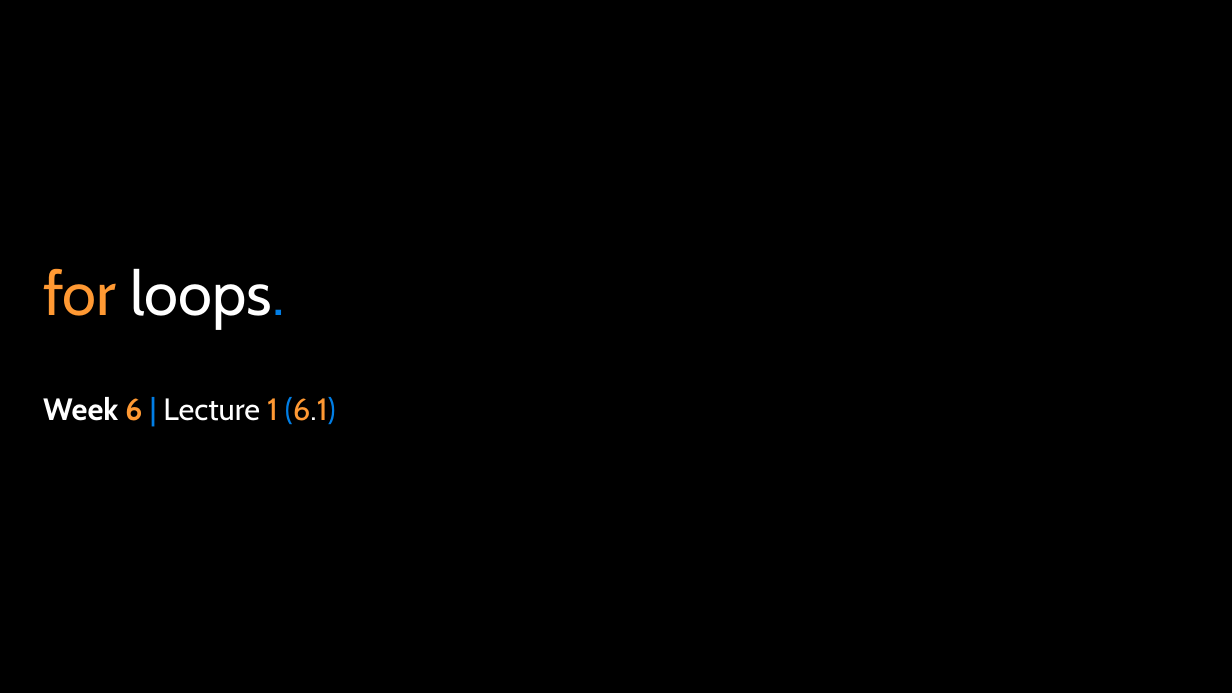
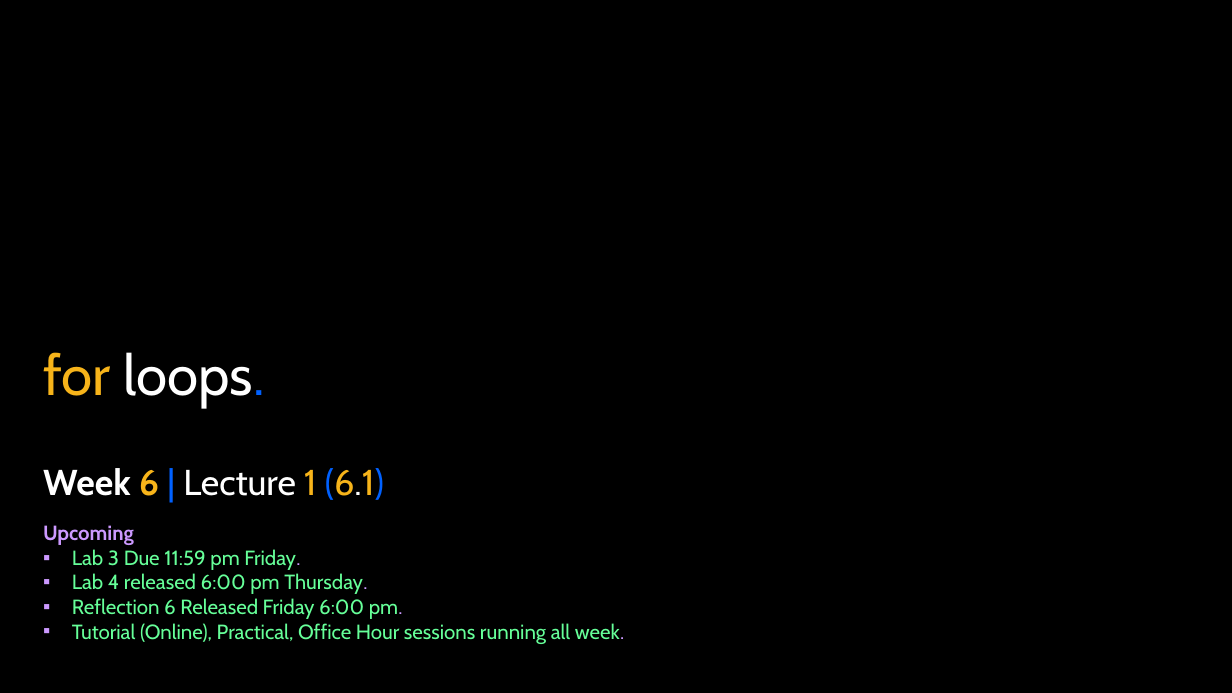
Before and after one commit to APS106/APS106-winter-2024-kinsella-goodfellow, a slide deck: slide 1 of lectures/week6/lecture1/slides/week6_lecture1.pptx. Drawn at 1232x693 pixels with LibreOffice and Linux fonts; fonts in the diff are those of the drawing; background and template pictures are left out. Boxes give left, top, right and bottom in pixels: in the first picture for what was removed or moved away, otherwise in the second. Text is boxed around its words. In the diff, an @@ line names an element or a change of style, - is before the commit and + after.

Commit message:
- Week 6 content update

```diff
--- a/lectures/week6/lecture1/slides/week6_lecture1.pptx
+++ b/lectures/week6/lecture1/slides/week6_lecture1.pptx
@@ title "for loops.": place and size @@
-title "for loops." at (43,268,284,329)
+title "for loops." at (43,352,265,408)
@@ title "for loops." at (43,352,265,408): size 48 to 44 pt; text colour #FF9933 to #F7B41A in "for"; text colour #017EE5 to #0061FF in "loops."; vertical alignment bottom to middle @@
@@ subtitle "Week 6 | Lecture 1 ...": place and size @@
-subtitle "Week 6 | Lecture 1 ..." at (43,397,336,425)
+subtitle "Week 6 | Lecture 1 ..." at (43,468,384,500)
@@ subtitle "Week 6 | Lecture 1 ..." at (43,468,384,500): size 24 to 28 pt; text colour #FF9933 to #F7B41A in "6 1 (6.1)"; text colour #017EE5 to #0061FF in "| (6.1)" @@
@@ text added at (43,525,624,644), 16 pt, text #66FF99 @@
+Upcoming
+▪ Lab 3 Due 11:59 pm Friday.
+▪ Lab 4 released 6:00 pm Thursday.
+▪ Reflection 6 Released Friday 6:00 pm.
+▪ Tutorial (Online), Practical, Office Hour sessions running all week.
```
Also in this commit, not shown: 33 other slides changed, 11 other files.
